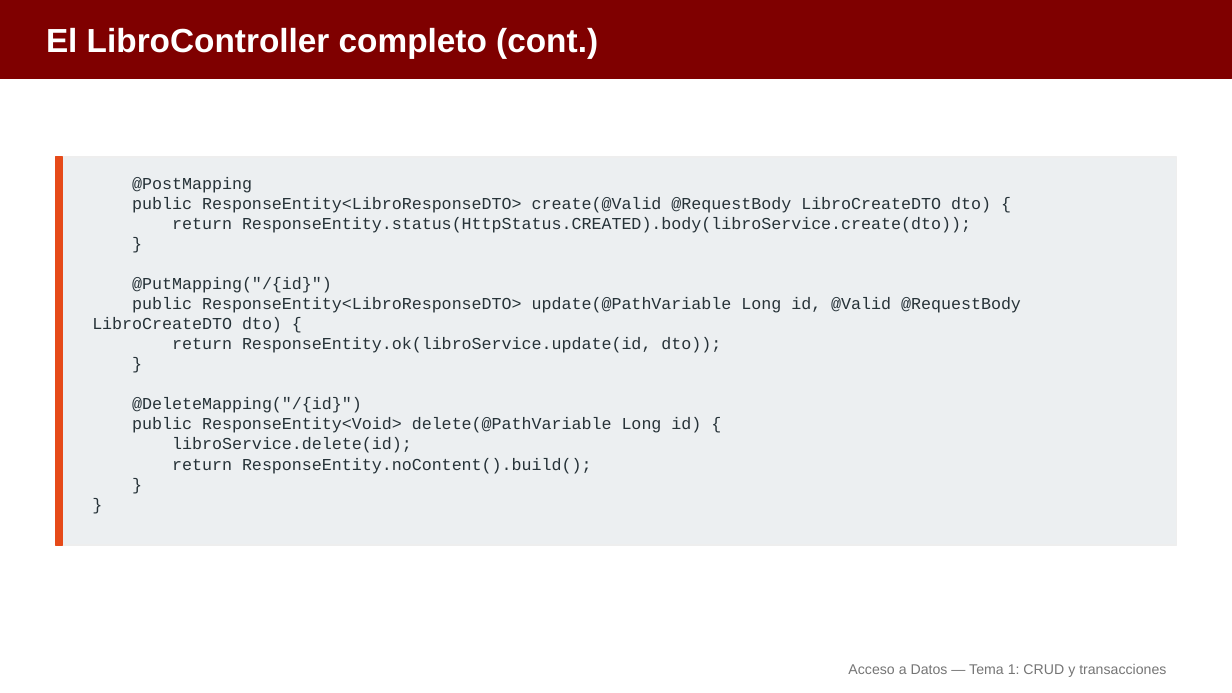
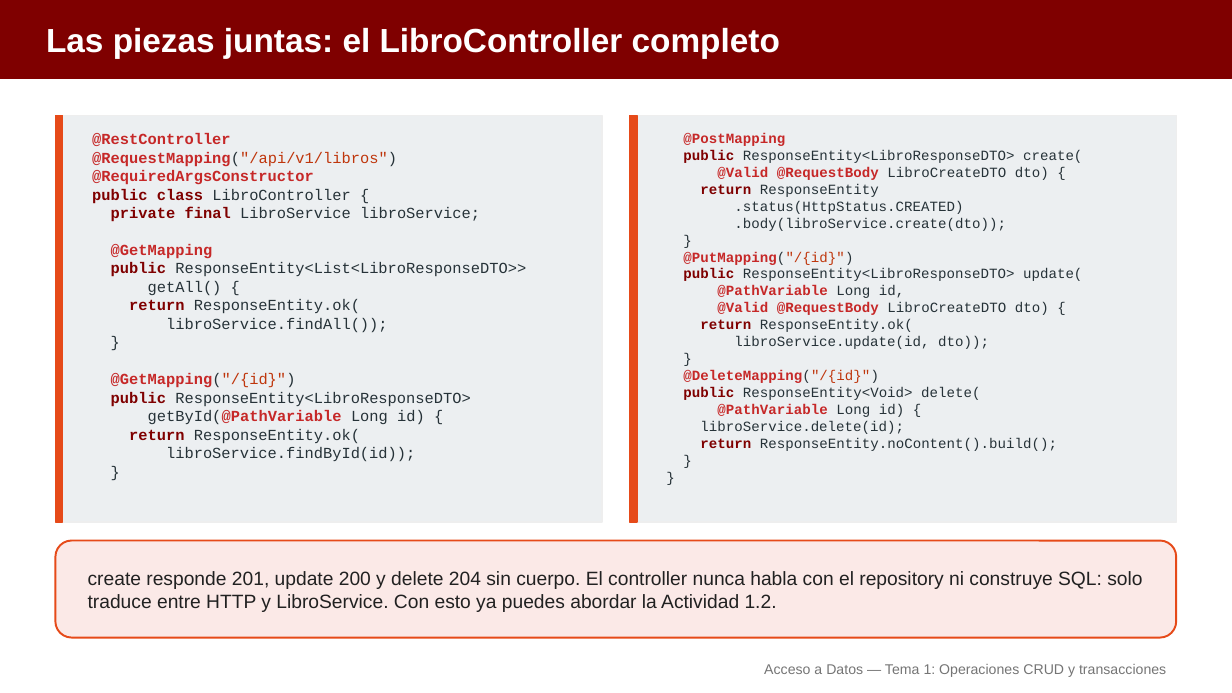
Before and after one commit to aitorventura/acceso-a-datos, a slide deck: slide 17 of docs/tema1/diapositivas/operaciones-crud-transacciones.pptx (slide 41 before the commit). Drawn at 1232x693 pixels with LibreOffice and Linux fonts; fonts in the diff are those of the drawing. Boxes give left, top, right and bottom in pixels: in the first picture for what was removed or moved away, otherwise in the second. Text is boxed around its words. In the diff, an @@ line names an element or a change of style, - is before the commit and + after.

Commit message:
Rehace las diapositivas del Tema 1: menos diapositivas por deck y más visuales
Agrupa las diapositivas por idea y sustituye los bloques de texto por
tarjetas, flujos y código con sintaxis coloreada, reutilizando las
infografías y diagramas existentes. Pasa de 275 a 113 diapositivas en
los ocho decks del tema.

```diff
--- a/docs/tema1/diapositivas/operaciones-crud-transacciones.pptx
+++ b/docs/tema1/diapositivas/operaciones-crud-transacciones.pptx
@@ text at [46,27,780,58]: text changed @@
-El LibroController completo (cont.)
+Las piezas juntas: el LibroController completo
@@ rectangle: place and size @@
-rectangle at [55,157,63,545]
+rectangle at [55,116,63,522]
@@ rectangle: place and size @@
-rectangle at [55,157,1177,545]
+rectangle at [55,116,603,522]
@@ rectangle added at [630,116,1177,522], fill #ECEFF1, outline #EEEEEE 1 pt @@
@@ rectangle added at [630,116,638,522], fill #E64A19, outline #E64A19 1 pt @@
@@ text added at [92,133,526,461], 12 pt, text #263238 @@
+@RestController
+@RequestMapping("/api/v1/libros")
+@RequiredArgsConstructor
+public class LibroController {
+private final LibroService libroService;
+@GetMapping
+public ResponseEntity<List<LibroResponseDTO>>
+getAll() {
+return ResponseEntity.ok(
+libroService.findAll());
+}
+@GetMapping("/{id}")
+public ResponseEntity<LibroResponseDTO>
+getById(@PathVariable Long id) {
+return ResponseEntity.ok(
+libroService.findById(id));
+}
@@ text "@PostMapping": place and size @@
-text "@PostMapping" at [92,177,1021,474]
+text "@PostMapping" at [683,133,1082,451]
@@ text at [683,133,1057,451]: size 13 to 11 pt in "@PostMapping", "}", "@PutMapping("/{id}")", "}" and 5 more places; text colour #263238 to #C62828 in "@PostMapping", "@PutMapping("/{id}")", "@DeleteMapping("/{id}")"; bold on in "@PostMapping", "@PutMapping("/{id}")", "@DeleteMapping("/{id}")", "return"; text colour #263238 to #BF360C in "@PutMapping("/{id}")", "@DeleteMapping("/{id}")"; text colour #263238 to #7F0000 in "return" @@
@@ text at [683,150,1082,231]: text changed; size 13 to 11 pt @@
-public ResponseEntity<LibroResponseDTO> create(@Valid @RequestBody LibroCreateDTO dto) {
-return ResponseEntity.status(HttpStatus.CREATED).body(libroService.create(dto));
+public ResponseEntity<LibroResponseDTO> create(
+@Valid @RequestBody LibroCreateDTO dto) {
+return ResponseEntity
+.status(HttpStatus.CREATED)
+.body(libroService.create(dto));
@@ text at [683,268,1082,349]: text changed; size 13 to 11 pt @@
-public ResponseEntity<LibroResponseDTO> update(@PathVariable Long id, @Valid @RequestBody LibroCreateDTO dto) {
-return ResponseEntity.ok(libroService.update(id, dto));
+public ResponseEntity<LibroResponseDTO> update(
+@PathVariable Long id,
+@Valid @RequestBody LibroCreateDTO dto) {
+return ResponseEntity.ok(
+libroService.update(id, dto));
@@ text at [683,387,980,417]: text changed; size 13 to 11 pt @@
-public ResponseEntity<Void> delete(@PathVariable Long id) {
+public ResponseEntity<Void> delete(
+@PathVariable Long id) {
@@ rounded rectangle added at [55,541,1177,638], fill #FBE9E7, outline #E64A19 1.5 pt @@
@@ text added at [88,571,1142,612], 15 pt, text #212121 @@
+create responde 201, update 200 y delete 204 sin cuerpo. El controller nunca habla con el repository ni construye SQL: solo traduce entre HTTP y LibroService. Con esto ya puedes abordar la Actividad 1.2.
@@ text at [764,664,1166,677]: text changed @@
-Acceso a Datos — Tema 1: CRUD y transacciones
+Acceso a Datos — Tema 1: Operaciones CRUD y transacciones
```
Also in this commit, not shown: 15 other slides changed, 3 slides added, 29 slides removed, 15 other files.
